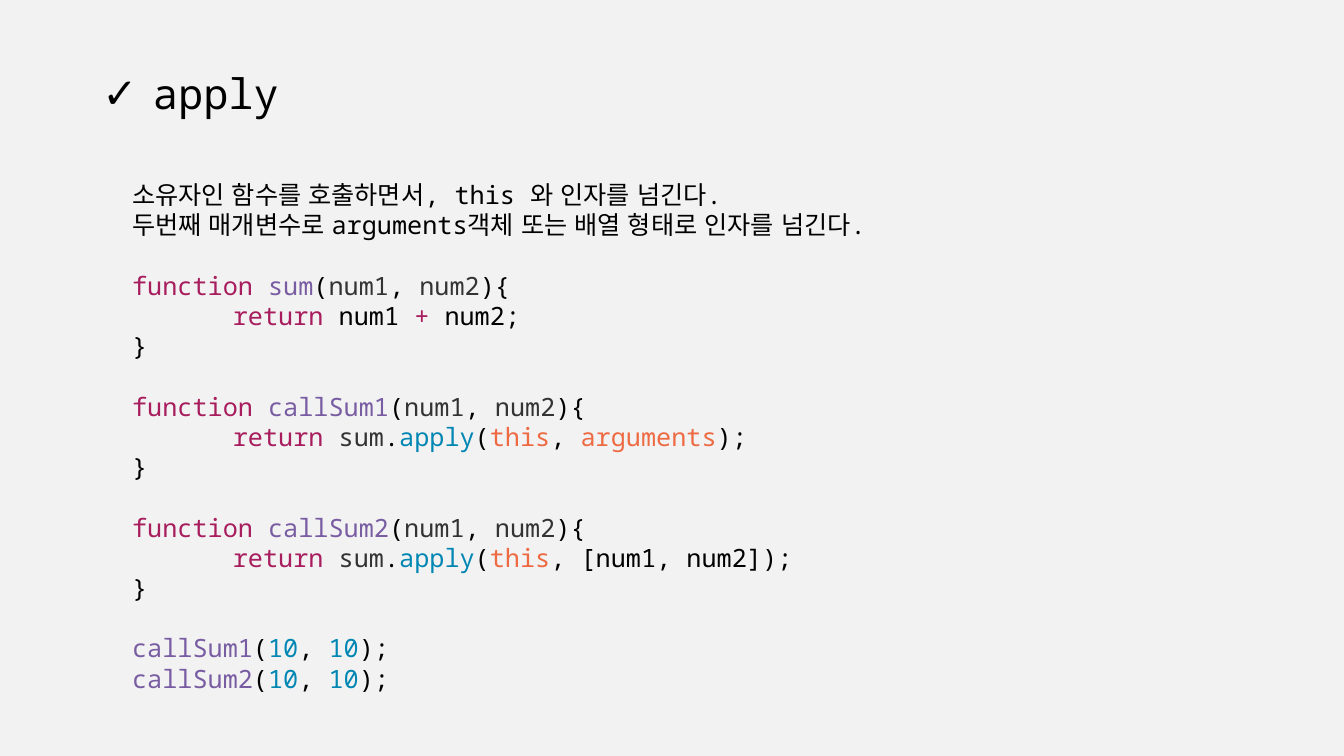
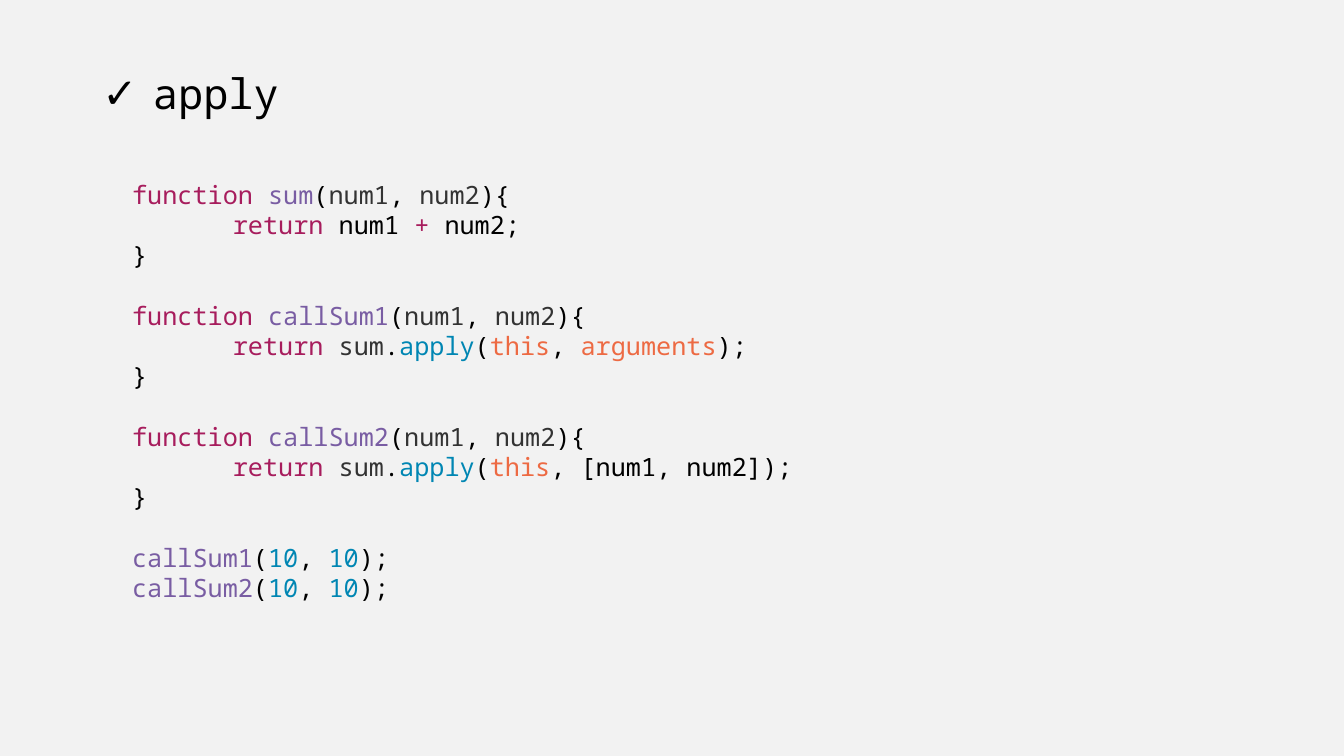
Before and after one commit to c11g/javascriptShare, a slide deck: slide 5 of 15_자바스크립트의이해_function.pptx (slide 4 before the commit). Drawn at 1344x756 pixels with LibreOffice and Linux fonts; fonts in the diff are those of the drawing. Boxes give left, top, right and bottom in pixels: in the first picture for what was removed or moved away, otherwise in the second. Text is boxed around its words. In the diff, an @@ line names an element or a change of style, - is before the commit and + after.

```diff
--- a/15_자바스크립트의이해_function.pptx
+++ b/15_자바스크립트의이해_function.pptx
@@ text at <box>132,183,866,240</box>: paragraphs removed @@
-소유자인 함수를 호출하면서, this 와 인자를 넘긴다.
-두번째 매개변수로 arguments객체 또는 배열 형태로 인자를 넘긴다.
```
Also in this commit, not shown: 1 other slide changed, 3 slides added, 2 other files.
